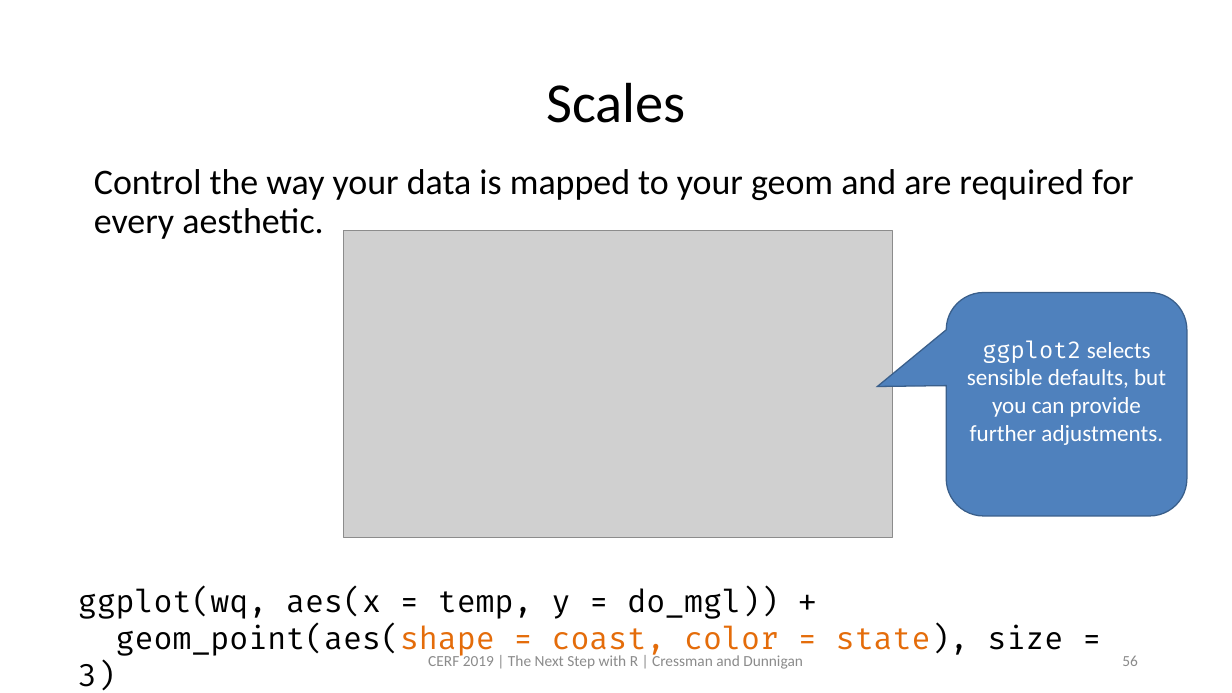
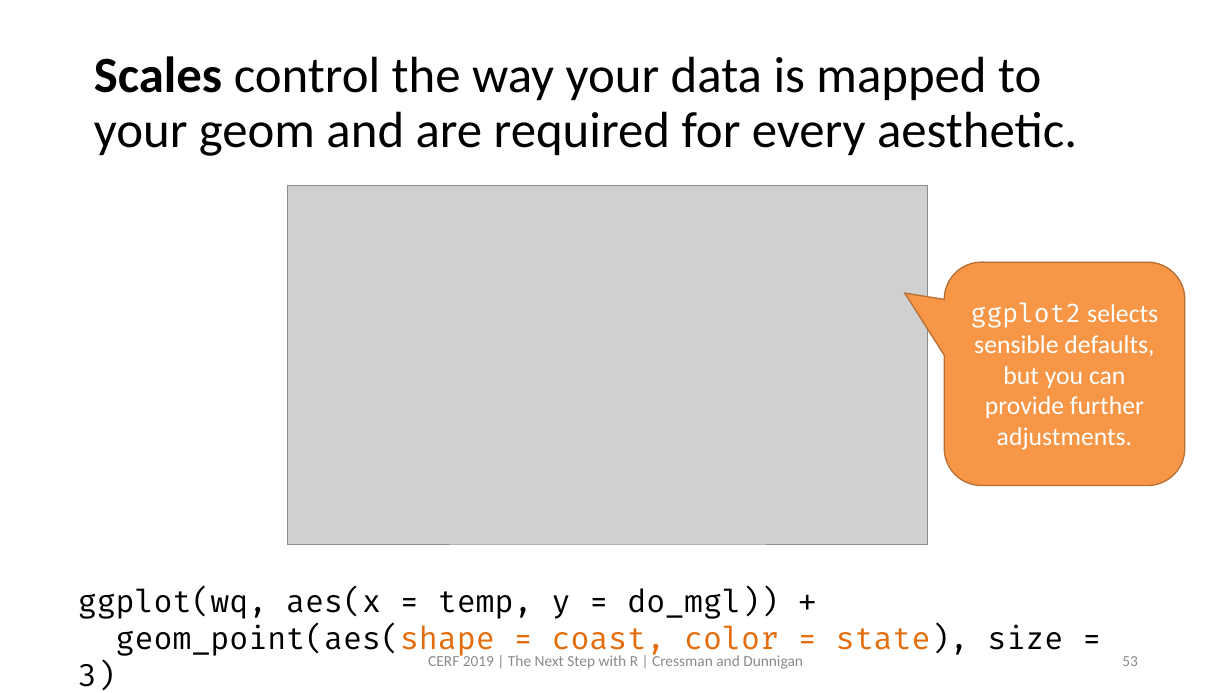
Before and after one commit to swmpkim/2019_CERF, a slide deck: slide 53 of slides/01_Visualize.pptx (slide 56 before the commit). Drawn at 1232x693 pixels with LibreOffice and Linux fonts; fonts in the diff are those of the drawing; grey boxes stand for pictures. Boxes give left, top, right and bottom in pixels: in the first picture for what was removed or moved away, otherwise in the second. Text is boxed around its words. In the diff, an @@ line names an element or a change of style, - is before the commit and + after.

```diff
--- a/slides/01_Visualize.pptx
+++ b/slides/01_Visualize.pptx
@@ title at bbox=[94, 56, 1077, 156]: text changed; size 44 to 39.6 pt @@
-Scales
+Scales control the way your data is mapped to your geom and are required for every aesthetic.
@@ text removed at bbox=[94, 169, 1134, 239] @@
-Control the way your data is mapped to your geom and are required for every aesthetic.
@@ picture: place and size @@
-picture at bbox=[344, 231, 893, 538]
+picture at bbox=[287, 186, 928, 544]
@@ rounded speech box "ggplot2 selects sensible defaults, but ...": place and size @@
-rounded speech box "ggplot2 selects sensible defaults, but ..." at bbox=[946, 293, 1187, 517]
+rounded speech box "ggplot2 selects sensible defaults, but ..." at bbox=[945, 262, 1185, 486]
@@ rounded speech box "ggplot2 selects sensible defaults, but ..." at bbox=[945, 262, 1185, 486]: size 18 to 20 pt; fill #4F81BD to #F79646; outline #3A5F8C 1 pt to #B76F34 1 pt; proportions changed @@
@@ page number at bbox=[1122, 656, 1138, 666]: text changed @@
-56
+53
```
Also in this commit, not shown: 9 other slides changed, 10 slides added.
